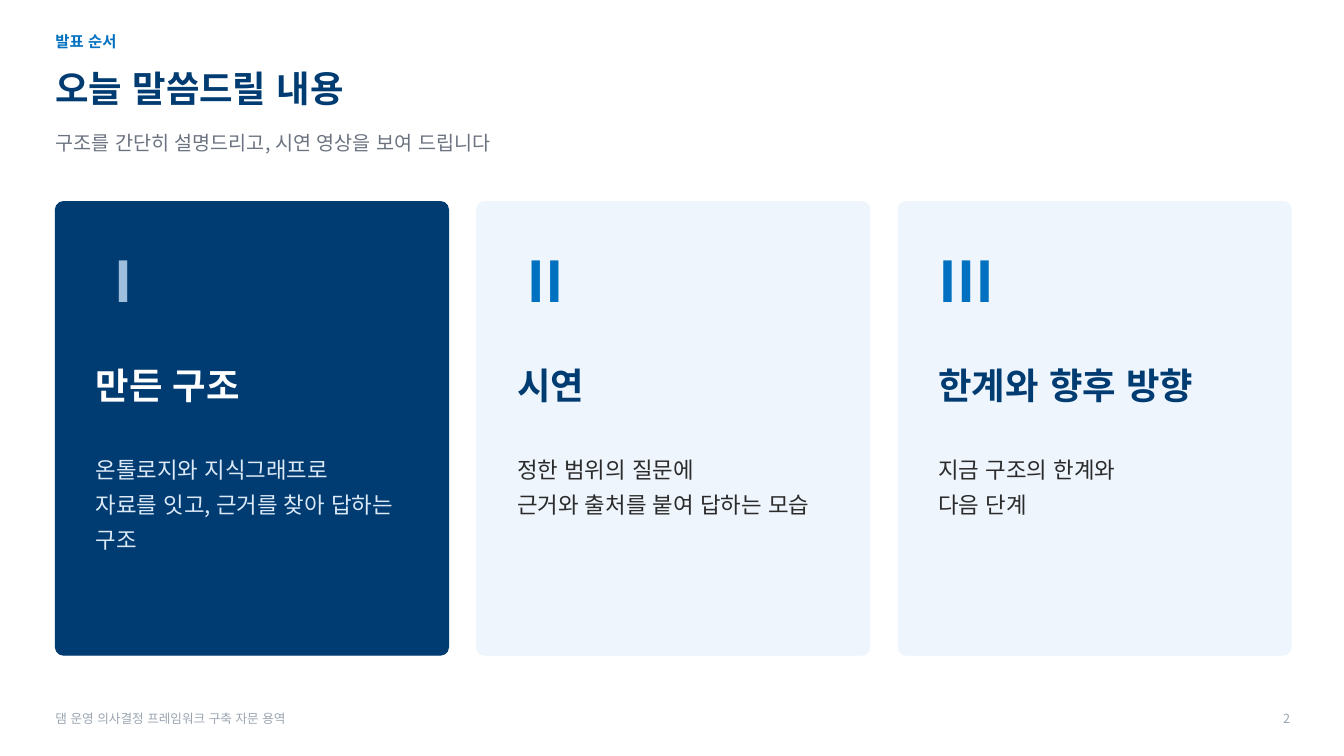
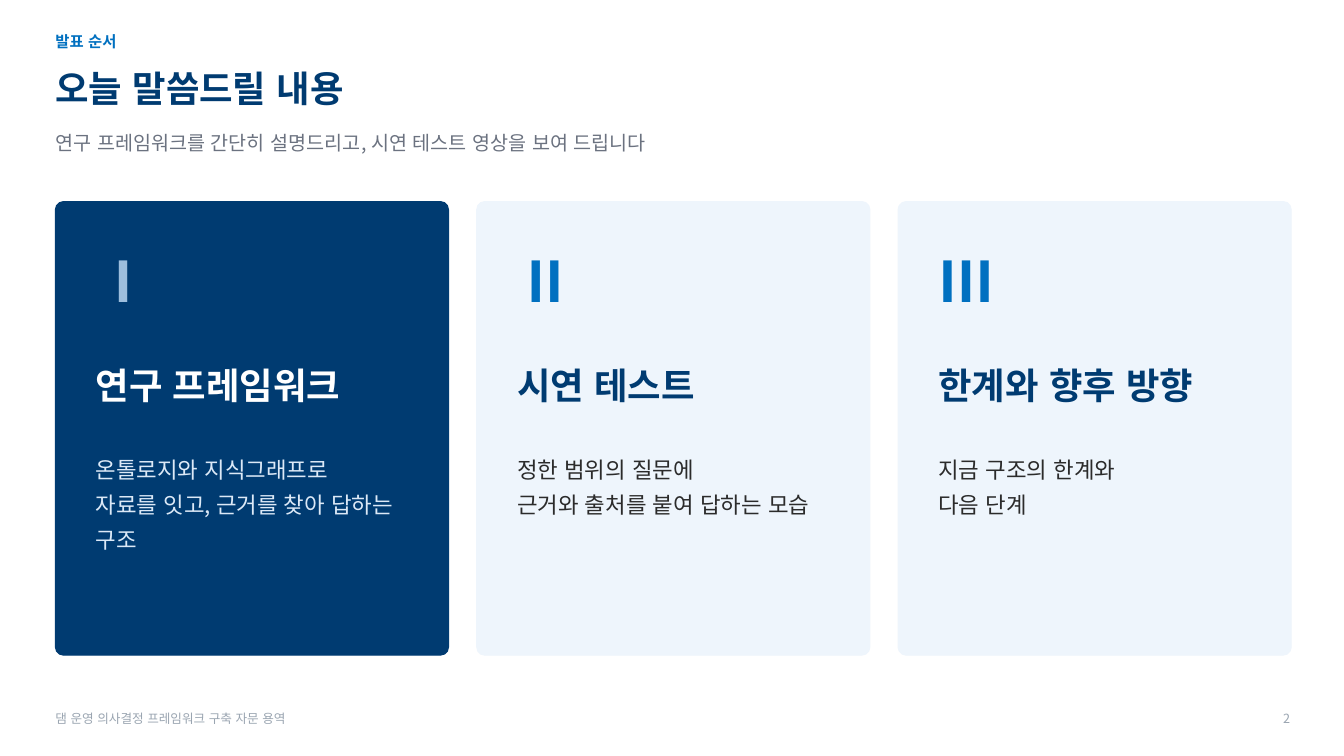
Before and after one commit to mkm1119/KGRAG-LLM, a slide deck: slide 2 of project_khnp/2026.11.26_한강수력본부_발표자료_초안.pptx. Drawn at 1344x756 pixels with LibreOffice and Linux fonts; fonts in the diff are those of the drawing; background and template pictures are left out. Boxes give left, top, right and bottom in pixels: in the first picture for what was removed or moved away, otherwise in the second. Text is boxed around its words. In the diff, an @@ line names an element or a change of style, - is before the commit and + after.

```diff
--- a/project_khnp/2026.11.26_한강수력본부_발표자료_초안.pptx
+++ b/project_khnp/2026.11.26_한강수력본부_발표자료_초안.pptx
@@ text at (x1=55, y1=134, x2=646, y2=154): text changed @@
-구조를 간단히 설명드리고, 시연 영상을 보여 드립니다
+연구 프레임워크를 간단히 설명드리고, 시연 테스트 영상을 보여 드립니다
@@ text at (x1=96, y1=368, x2=340, y2=403): text changed @@
-만든 구조
+연구 프레임워크
@@ text at (x1=517, y1=368, x2=694, y2=403): text changed @@
-시연
+시연 테스트
```
Also in this commit, not shown: 12 other slides changed, 1 slide added, 1 slide removed, 3 other files.
